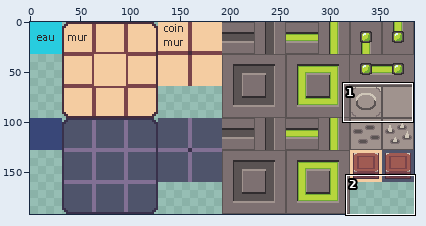
Sprite sheet: assets/images/tilemap.png. The picture above shows the old version from afar; the outline marks the close-up.
Close-up. Earlier state:
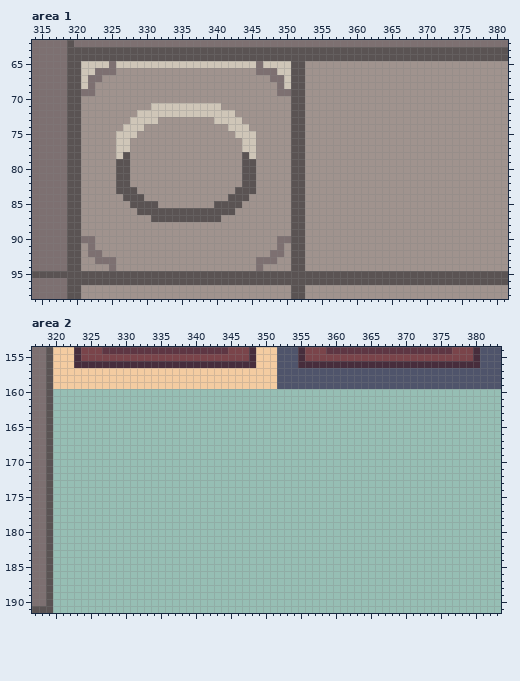
The file is 384x192 pixels. Shown: area 1: x 314..381, y 62..98; area 2: x 317..383, y 154..191.
New version:
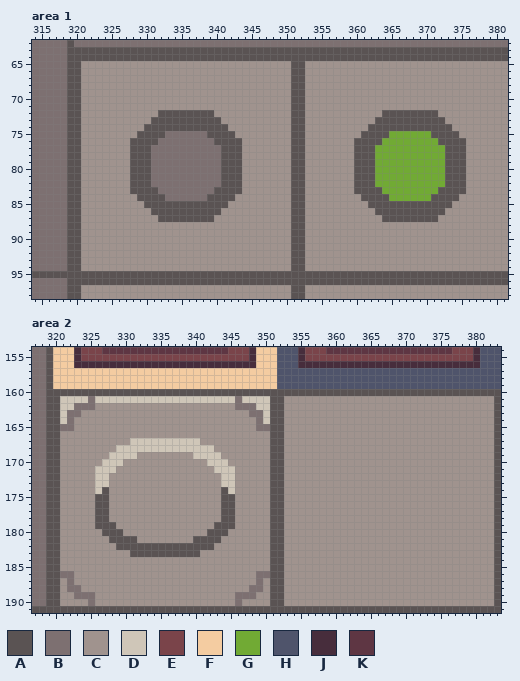
Palette (. is transparent): A #5a5353  B #7d7071  C #a0938e  D #cfc6b8  E #7a444a  F #f4cca1  G #71aa34  H #4f546b  J #472d3c  K #5e3643
Change:
Area 1:
y 65: x 321..350 DDDDBDDDDDDDDDDDDDDDDDDDDBDDDD -> CCCCCCCCCCCCCCCCCCCCCCCCCCCCCC
y 66: x 321..325 DDBBB -> CCCCC; x 346..350 BBBDD -> CCCCC
y 67: x 321..323 DBB -> CCC; x 348..350 BBD -> CCC
y 68: x 321..322 DB -> CC; x 349..350 BD -> CC
y 69: x 321..322 BB -> CC; x 349..350 BB -> CC
y 71: x 331..340 DDDDDDDDDD -> CCCCCCCCCC
y 72: x 329..342 DDDDDDDDDDDDDD -> CCCAAAAAAAACCC; x 364..371 CCCCCCCC -> AAAAAAAA
y 73: x 328..343 DDDDCCCCCCCCDDDD -> CCCAAAAAAAAAACCC; x 363..372 CCCCCCCCCC -> AAAAAAAAAA
y 74: x 327..344 DDDCCCCCCCCCCCCDDD -> CCCAAAAAAAAAAAACCC; x 362..373 CCCCCCCCCCCC -> AAAAAAAAAAAA
y 75: x 326..345 DDDCCCCCCCCCCCCCCDDD -> CCCAAAABBBBBBAAAACCC; x 361..374 CCCCCCCCCCCCCC -> AAAAGGGGGGAAAA
y 76: x 326..345 DDCCCCCCCCCCCCCCCCDD -> CCAAAABBBBBBBBAAAACC; x 360..375 CCCCCCCCCCCCCCCC -> AAAAGGGGGGGGAAAA
y 77: x 326..345 DDCCCCCCCCCCCCCCCCDD -> CCAAABBBBBBBBBBAAACC; x 360..375 CCCCCCCCCCCCCCCC -> AAAGGGGGGGGGGAAA
y 78: x 326..345 DACCCCCCCCCCCCCCCCAD -> CCAAABBBBBBBBBBAAACC; x 360..375 CCCCCCCCCCCCCCCC -> AAAGGGGGGGGGGAAA
y 79..82: x 326..345 AACCCCCCCCCCCCCCCCAA -> CCAAABBBBBBBBBBAAACC; x 360..375 CCCCCCCCCCCCCCCC -> AAAGGGGGGGGGGAAA
y 83: x 326..327 AA -> CC; x 329..342 CCCCCCCCCCCCCC -> AAABBBBBBBBAAA; x 344..345 AA -> CC; x 360..375 CCCCCCCCCCCCCCCC -> AAAAGGGGGGGGAAAA
y 84: x 327..328 AA -> CC; x 330..341 CCCCCCCCCCCC -> AAABBBBBBAAA; x 343..344 AA -> CC; x 361..374 CCCCCCCCCCCCCC -> AAAAGGGGGGAAAA
y 85: x 328..329 AA -> CC; x 332..339 CCCCCCCC -> AAAAAAAA; x 342..343 AA -> CC; x 362..373 CCCCCCCCCCCC -> AAAAAAAAAAAA
y 86: x 329..330 AA -> CC; x 341..342 AA -> CC; x 363..372 CCCCCCCCCC -> AAAAAAAAAA
y 87: x 331 A -> C; x 340 A -> C; x 364..371 CCCCCCCC -> AAAAAAAA
y 90: x 321..322 BB -> CC; x 349..350 BB -> CC
y 91: x 322 B -> C; x 349 B -> C
y 92: x 322..323 BB -> CC; x 348..349 BB -> CC
y 93: x 323..325 BBB -> CCC; x 346..348 BBB -> CCC
y 94: x 325 B -> C; x 346 B -> C
Area 2:
y 160: x 320..383 ................................................................ -> AAAAAAAAAAAAAAAAAAAAAAAAAAAAAAAAAAAAAAAAAAAAAAAAAAAAAAAAAAAAAAAA
y 161: x 320..383 ................................................................ -> ADDDDBDDDDDDDDDDDDDDDDDDDDBDDDDAACCCCCCCCCCCCCCCCCCCCCCCCCCCCCCA
y 162: x 320..383 ................................................................ -> ADDBBBCCCCCCCCCCCCCCCCCCCCBBBDDAACCCCCCCCCCCCCCCCCCCCCCCCCCCCCCA
y 163: x 320..383 ................................................................ -> ADBBCCCCCCCCCCCCCCCCCCCCCCCCBBDAACCCCCCCCCCCCCCCCCCCCCCCCCCCCCCA
y 164: x 320..383 ................................................................ -> ADBCCCCCCCCCCCCCCCCCCCCCCCCCCBDAACCCCCCCCCCCCCCCCCCCCCCCCCCCCCCA
y 165: x 320..383 ................................................................ -> ABBCCCCCCCCCCCCCCCCCCCCCCCCCCBBAACCCCCCCCCCCCCCCCCCCCCCCCCCCCCCA
y 166: x 320..383 ................................................................ -> ACCCCCCCCCCCCCCCCCCCCCCCCCCCCCCAACCCCCCCCCCCCCCCCCCCCCCCCCCCCCCA
y 167: x 320..383 ................................................................ -> ACCCCCCCCCCDDDDDDDDDDCCCCCCCCCCAACCCCCCCCCCCCCCCCCCCCCCCCCCCCCCA
y 168: x 320..383 ................................................................ -> ACCCCCCCCDDDDDDDDDDDDDDCCCCCCCCAACCCCCCCCCCCCCCCCCCCCCCCCCCCCCCA
y 169: x 320..383 ................................................................ -> ACCCCCCCDDDDCCCCCCCCDDDDCCCCCCCAACCCCCCCCCCCCCCCCCCCCCCCCCCCCCCA
y 170: x 320..383 ................................................................ -> ACCCCCCDDDCCCCCCCCCCCCDDDCCCCCCAACCCCCCCCCCCCCCCCCCCCCCCCCCCCCCA
y 171: x 320..383 ................................................................ -> ACCCCCDDDCCCCCCCCCCCCCCDDDCCCCCAACCCCCCCCCCCCCCCCCCCCCCCCCCCCCCA
y 172..173: x 320..383 ................................................................ -> ACCCCCDDCCCCCCCCCCCCCCCCDDCCCCCAACCCCCCCCCCCCCCCCCCCCCCCCCCCCCCA
y 174: x 320..383 ................................................................ -> ACCCCCDACCCCCCCCCCCCCCCCADCCCCCAACCCCCCCCCCCCCCCCCCCCCCCCCCCCCCA
y 175..178: x 320..383 ................................................................ -> ACCCCCAACCCCCCCCCCCCCCCCAACCCCCAACCCCCCCCCCCCCCCCCCCCCCCCCCCCCCA
y 179: x 320..383 ................................................................ -> ACCCCCAAACCCCCCCCCCCCCCAAACCCCCAACCCCCCCCCCCCCCCCCCCCCCCCCCCCCCA
y 180: x 320..383 ................................................................ -> ACCCCCCAAACCCCCCCCCCCCAAACCCCCCAACCCCCCCCCCCCCCCCCCCCCCCCCCCCCCA
y 181: x 320..383 ................................................................ -> ACCCCCCCAAAACCCCCCCCAAAACCCCCCCAACCCCCCCCCCCCCCCCCCCCCCCCCCCCCCA
y 182: x 320..383 ................................................................ -> ACCCCCCCCAAAAAAAAAAAAAACCCCCCCCAACCCCCCCCCCCCCCCCCCCCCCCCCCCCCCA
y 183: x 320..383 ................................................................ -> ACCCCCCCCCCAAAAAAAAAACCCCCCCCCCAACCCCCCCCCCCCCCCCCCCCCCCCCCCCCCA
y 184..185: x 320..383 ................................................................ -> ACCCCCCCCCCCCCCCCCCCCCCCCCCCCCCAACCCCCCCCCCCCCCCCCCCCCCCCCCCCCCA
y 186: x 320..383 ................................................................ -> ABBCCCCCCCCCCCCCCCCCCCCCCCCCCBBAACCCCCCCCCCCCCCCCCCCCCCCCCCCCCCA
y 187: x 320..383 ................................................................ -> ACBCCCCCCCCCCCCCCCCCCCCCCCCCCBCAACCCCCCCCCCCCCCCCCCCCCCCCCCCCCCA
y 188: x 320..383 ................................................................ -> ACBBCCCCCCCCCCCCCCCCCCCCCCCCBBCAACCCCCCCCCCCCCCCCCCCCCCCCCCCCCCA
y 189: x 320..383 ................................................................ -> ACCBBBCCCCCCCCCCCCCCCCCCCCBBBCCAACCCCCCCCCCCCCCCCCCCCCCCCCCCCCCA
y 190: x 320..383 ................................................................ -> ACCCCBCCCCCCCCCCCCCCCCCCCCBCCCCAACCCCCCCCCCCCCCCCCCCCCCCCCCCCCCA
y 191: x 320..383 ................................................................ -> AAAAAAAAAAAAAAAAAAAAAAAAAAAAAAAAAAAAAAAAAAAAAAAAAAAAAAAAAAAAAAAA
Boxes around the changes in both close-ups, in picture pixels (x1, y1, x2, y2):
changed: (81, 61, 291, 96)
changed: (116, 103, 256, 222)
changed: (354, 110, 466, 222)
changed: (81, 236, 116, 271)
changed: (256, 236, 291, 271)
added: (53, 389, 501, 613)
